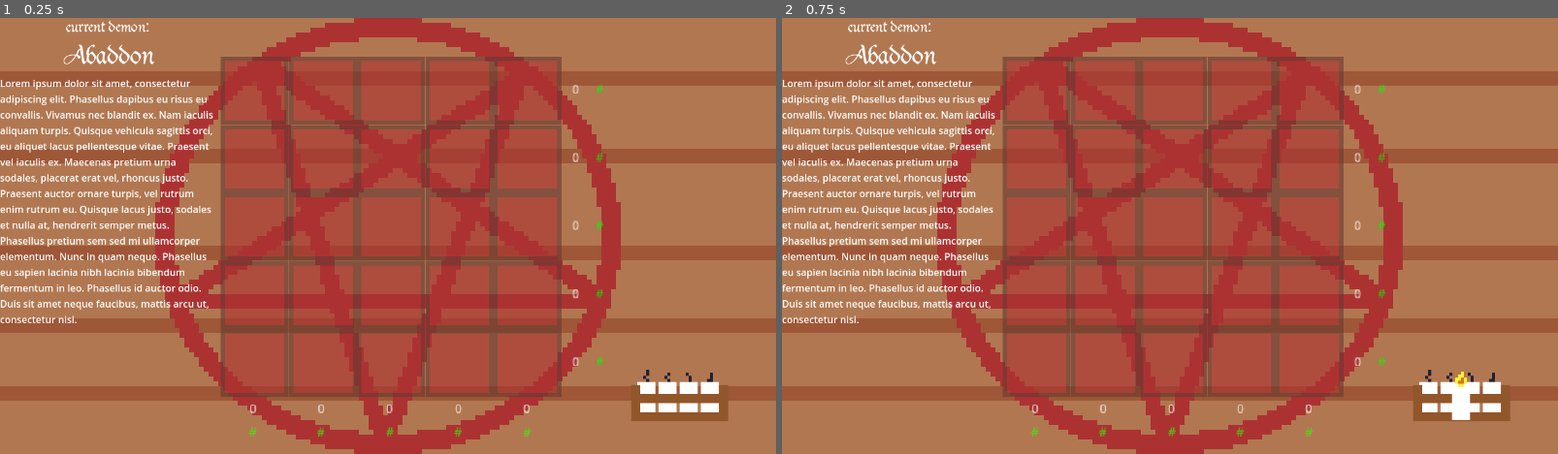
Above: before the commit, frames 1-2 (left to right).
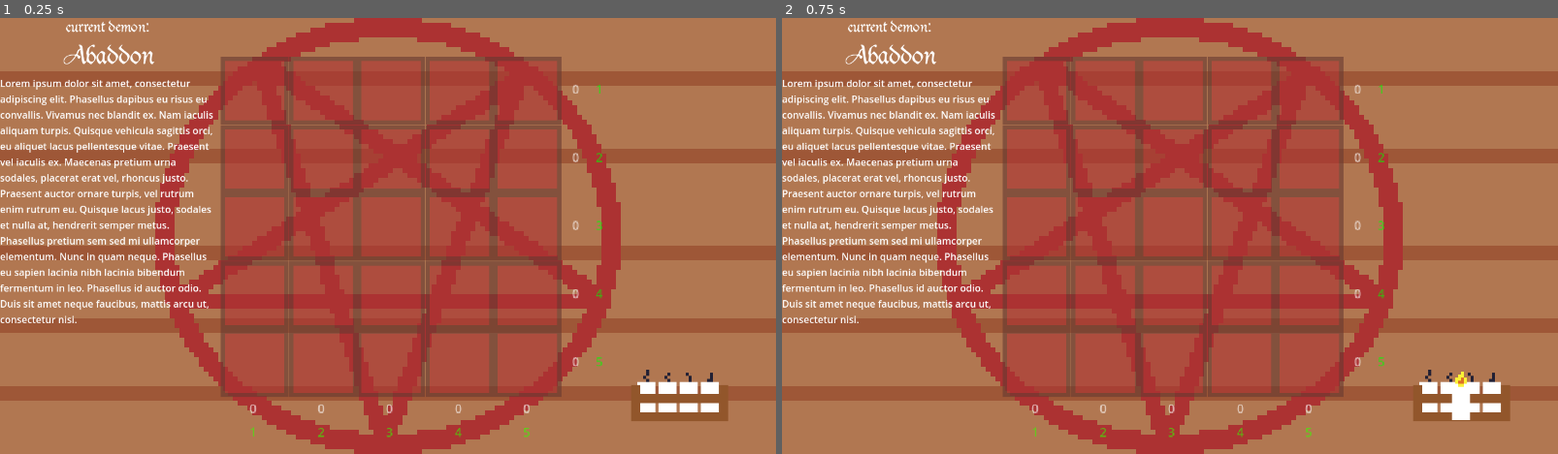
Above: after the commit, the same moments.

Repository: adrientremblay/ld55
Game: Godot game, scene res://scenes/main.tscn
The game is run twice, just before and just after one commit, with the same random seed, the same clock (stepped at 60 frames per second) and the same inputs.
Inputs (mouse positions are in pixels of both pictures, inside the frame that each line leads up to):
- Up to frame 1 (0.25 s): no input
- Up to frame 2 (0.75 s): tap Enter at 0.5 s; move the mouse to (1464, 397) at 0.52 s; press the mouse at (1464, 397) at 0.53 s

The runs differ from the first frame. In frame 1, 0.1% of the frame differs, in the area x 32-78%, y 15-97%; in frame 2, 0.1%.

Commit message:
added answer numbers for the rows and columns

Diff:
--- a/scenes/altar.gd
+++ b/scenes/altar.gd
@@ -61,3 +61,8 @@
 
 		var label = row_labels[row]
 		label.text = str(row_count)
+
+func set_answers(answer_rows: Array, answer_cols: Array):
+	for i in range(5):
+		get_node("AnswerCols").get_node("y" + str(i+1)).text = str(answer_cols[i])
+		get_node("AnswerRows").get_node("x" + str(i+1)).text = str(answer_rows[i])
--- a/scenes/main.gd
+++ b/scenes/main.gd
@@ -17,7 +17,8 @@
 	add_child(object)
 
 func make_levels():
-	demons_to_summon.append(Demon.new("Abaddon", "sheep demon", [], []))
+	demons_to_summon.append(Demon.new("Abaddon", "sheep demon", [1,2,3,4,5], [1,2,3,4,5]))
 
 func load_demon(demon: Demon):
 	demonNameLabel.text = demon.name
+	$Altar.set_answers(demon.rows, demon.cols)
